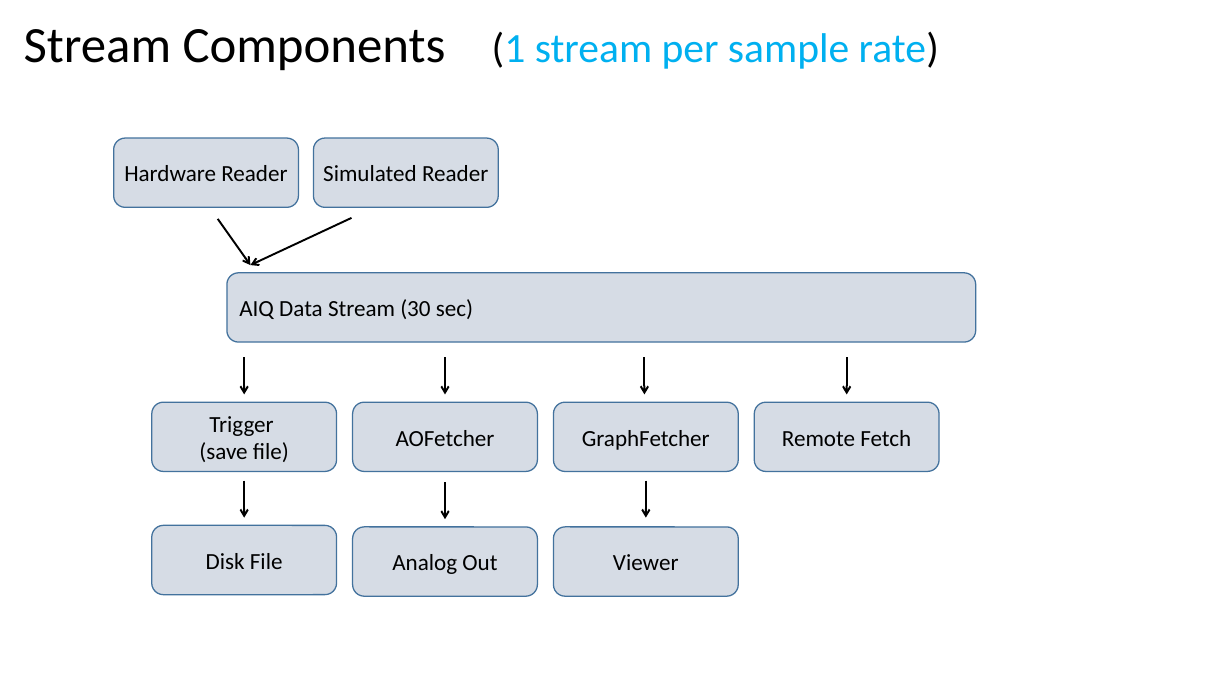
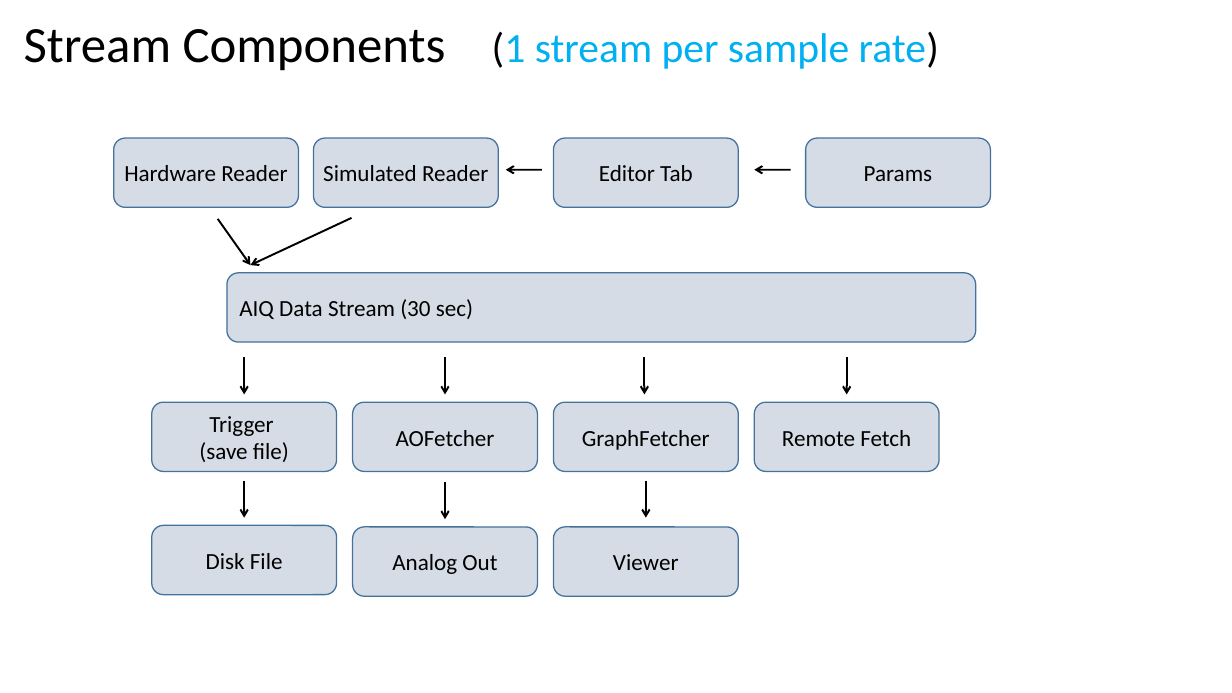
Before and after one commit to billkarsh/SpikeGLX, a slide deck: slide 4 of Documents/SpikeGLX_Slides.pptx. Drawn at 1232x693 pixels with LibreOffice and Linux fonts; fonts in the diff are those of the drawing. Boxes give left, top, right and bottom in pixels: in the first picture for what was removed or moved away, otherwise in the second. Text is boxed around its words. In the diff, an @@ line names an element or a change of style, - is before the commit and + after.

Commit message:
Update doc slides

```diff
--- a/Documents/SpikeGLX_Slides.pptx
+++ b/Documents/SpikeGLX_Slides.pptx
@@ rounded rectangle added at [554, 138, 738, 207], fill #D6DCE5, outline #43739E 1 pt, 18 pt, text #000000 @@
+Editor Tab
@@ rounded rectangle added at [806, 138, 991, 207], fill #D6DCE5, outline #43739E 1 pt, 18 pt, text #000000 @@
+Params
@@ arrow added from (543, 170) to (506, 170), #000000 1.5 pt @@
@@ arrow added from (791, 170) to (754, 170), #000000 1.5 pt @@
```
